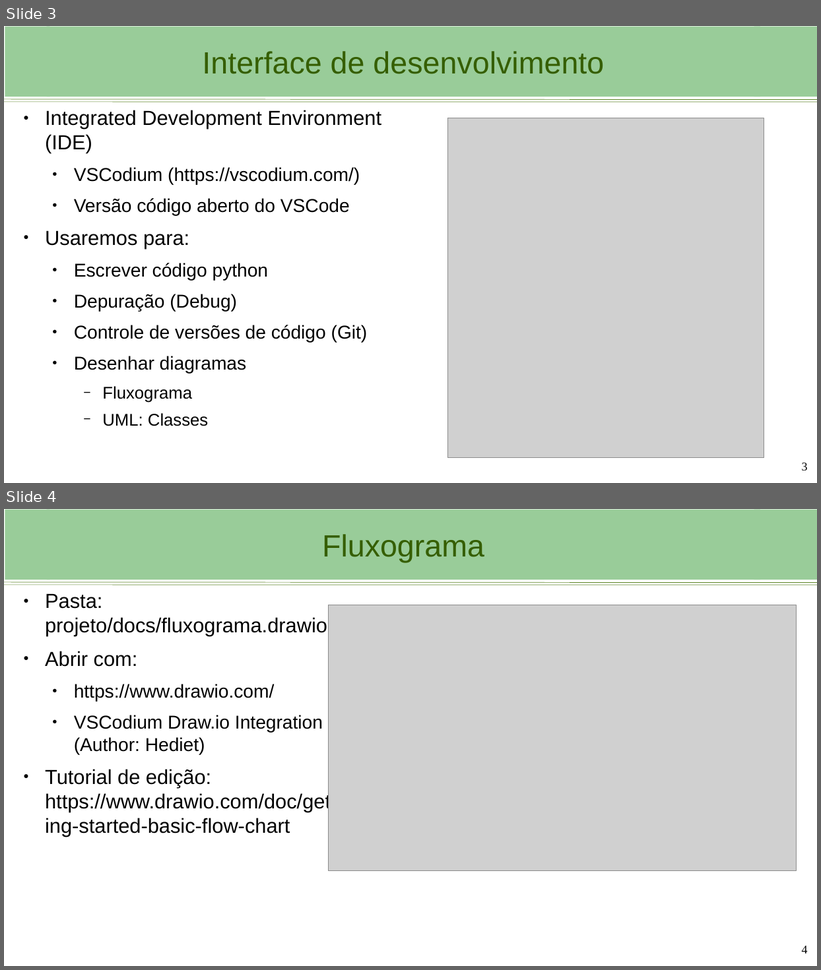
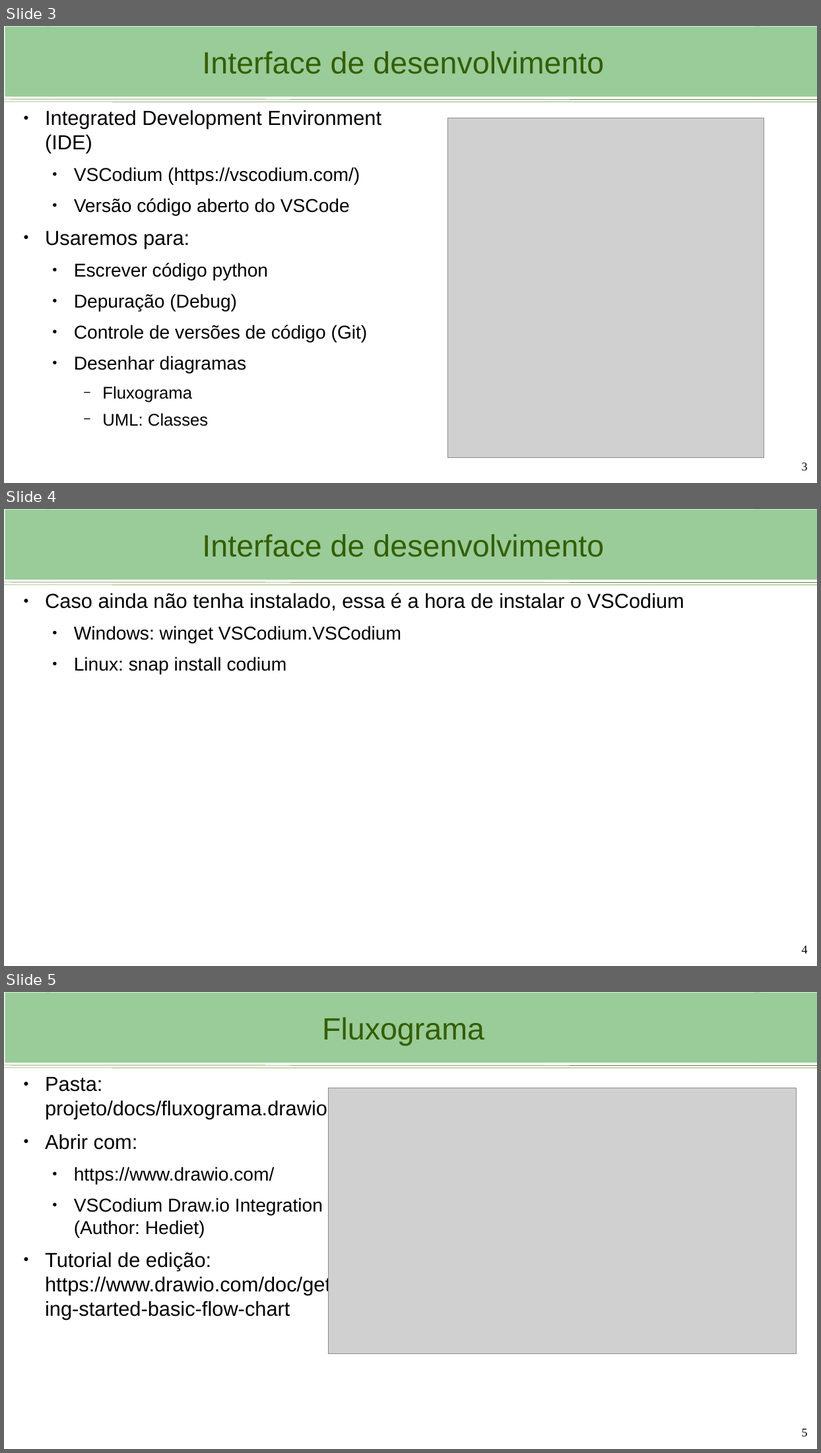
Before and after one commit to viniciusbrito1/progcart, a slide deck: aulas/Aula_1_Ambiente_de_desenvolvimento.odp. Shown one above the other, each under a label of ours: slides 3 and 4 before the commit, slides 3, 4 and 5 after it. The pictures are 821x970 and 821x1453 pixels, drawn with LibreOffice and Linux fonts; fonts in the diff are those of the drawing; grey boxes stand for pictures; background and template pictures are left out. Boxes give left, top, right and bottom in pixels: in the first picture for what was removed or moved away, otherwise in the second. Text is boxed around its words. In the diff, an @@ line names an element or a change of style, - is before the commit and + after.

```diff
--- a/aulas/Aula_1_Ambiente_de_desenvolvimento.odp
+++ b/aulas/Aula_1_Ambiente_de_desenvolvimento.odp
@@ slide 4 added at (4,509,817,966), background #FFFFFF; not listed: 4 template elements that a slide beside it also shows @@
@@ title added at (47,510,760,580), fill #99CC99, 36.3 pt, text #355E00 @@
+Interface de desenvolvimento
@@ text added at (45,593,684,675), 24 pt, text #000000 @@
+● Caso ainda não tenha instalado, essa é a hora de instalar o VSCodium
+  ● Windows: winget VSCodium.VSCodium
+  ● Linux: snap install codium
@@ page number added at (802,946,808,954), 14 pt, text #000000 @@
+4
@@ what was slide 4 is now slide 5 @@
@@ page number at (802,1429,808,1437): text changed @@
-4
+5
```
Also in this commit, not shown: 5 slides changed, 1 other file.
